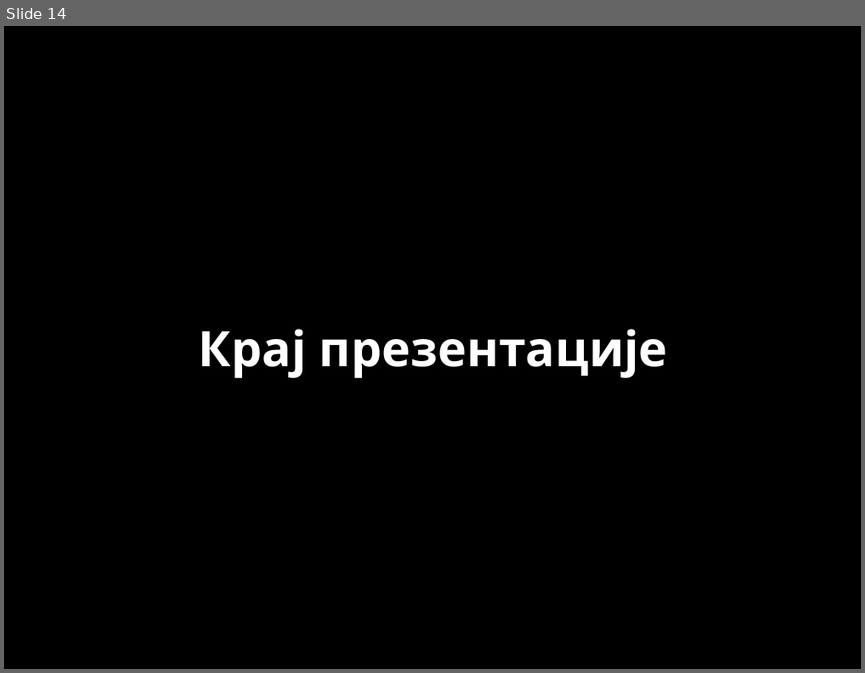
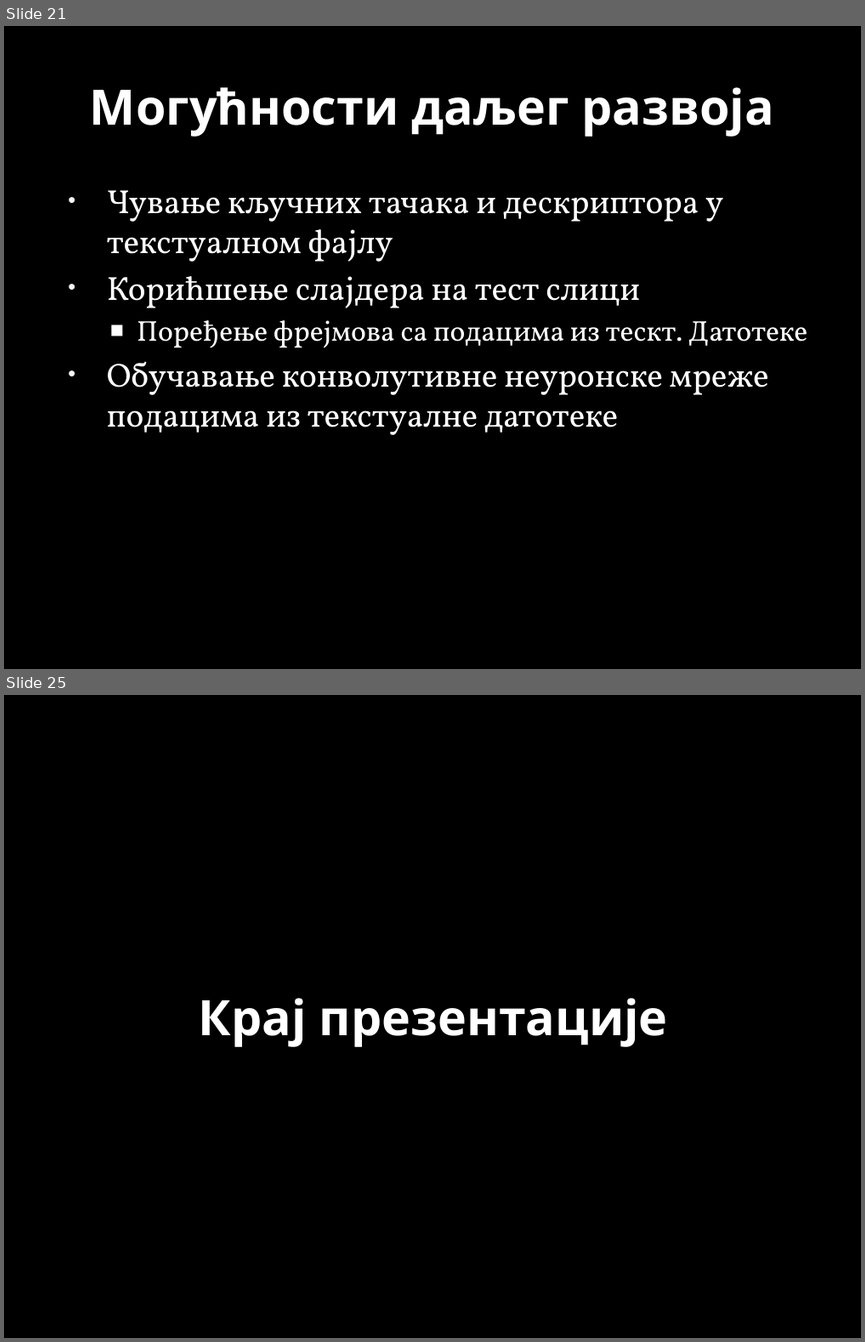
Before and after one commit to MarkoSavija/projekat_Soft_Computing, a slide deck: Car Logo Tracker.pptx. Shown one above the other, each under a label of ours: slide 14 before the commit, slides 21 and 25 after it; the slides between them are not shown. The pictures are 865x673 and 865x1342 pixels, drawn with LibreOffice and Linux fonts; fonts in the diff are those of the drawing; background and template pictures are left out. Boxes give left, top, right and bottom in pixels: in the first picture for what was removed or moved away, otherwise in the second. Text is boxed around its words. In the diff, an @@ line names an element or a change of style, - is before the commit and + after.

```diff
--- a/Car Logo Tracker.pptx
+++ b/Car Logo Tracker.pptx
@@ slide 21 added at (4, 26, 861, 669), background picture (left out) @@
@@ title added at (90, 87, 774, 136), 41 pt, text #FFFFFF, bold @@
+Могућности даљег развоја
@@ text added at (107, 190, 807, 435), 28 pt, text #FFFFFF @@
+• Чување кључних тачака и дескриптора у текстуалном фајлу
+• Корићшење слајдера на тест слици
+  ■ Поређење фрејмова са подацима из тескт. Датотеке
+• Обучавање конволутивне неуронске мреже подацима из текстуалне датотеке
@@ what was slide 14 is now slide 25 @@
```
Also in this commit, not shown: 6 slides changed, 13 other slides added, 3 slides removed, 12 other files.
